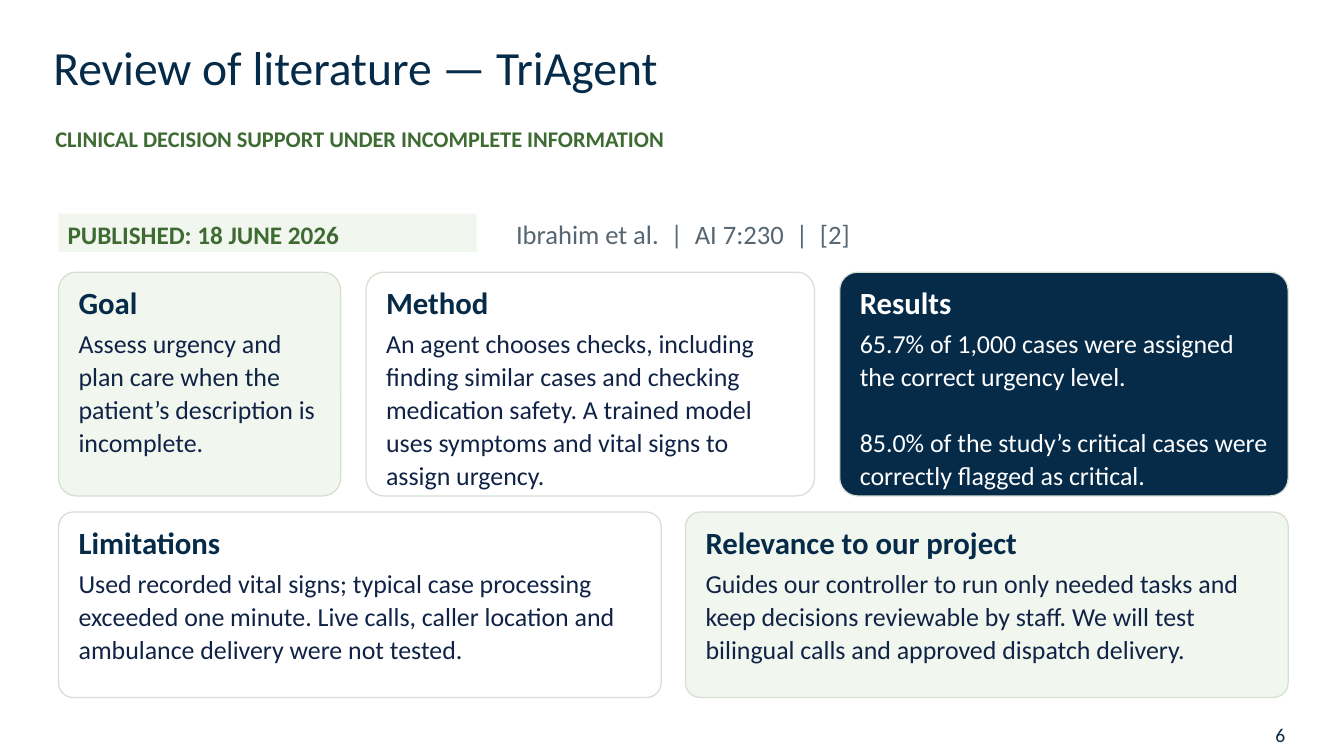
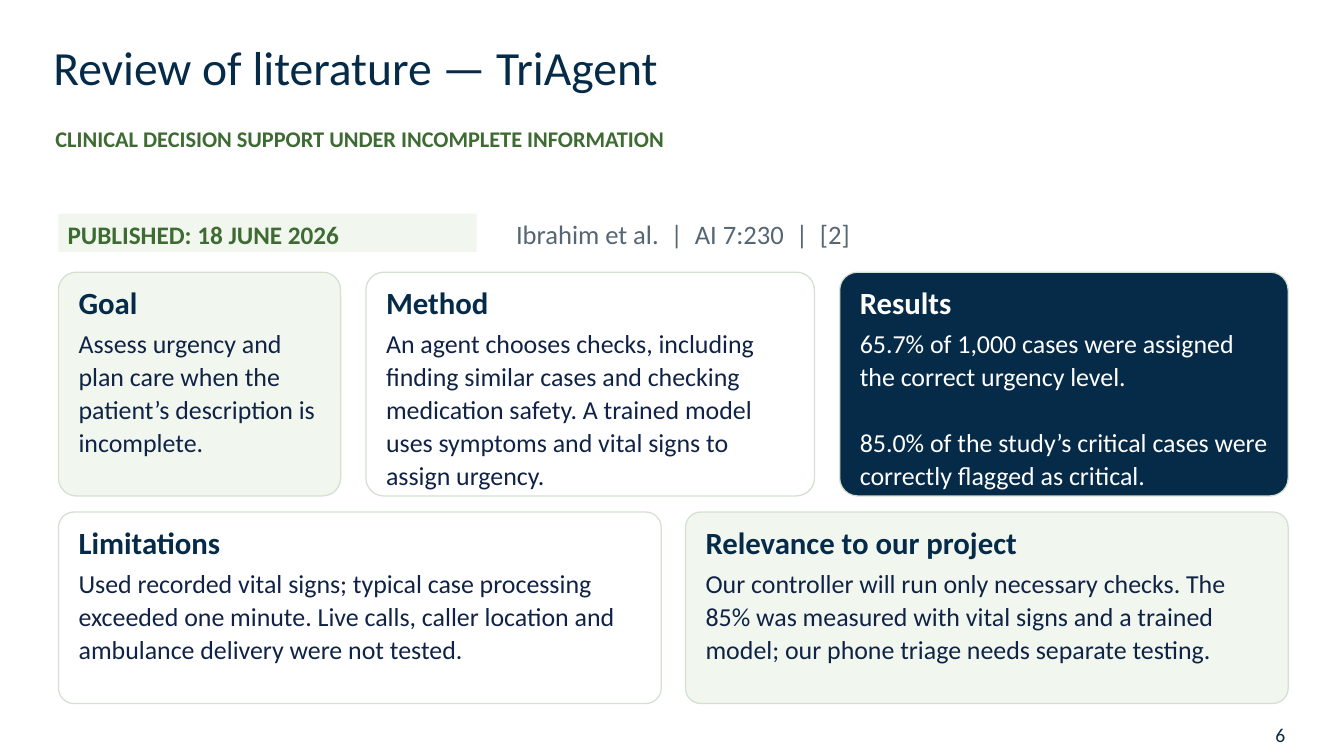
Before and after one commit to 3bdoo04/Uni-Grad, a slide deck: slide 6 of Review/Presentation/Uni-Grad - Midterm Presentation.pptx. Drawn at 1344x756 pixels with LibreOffice and Linux fonts; fonts in the diff are those of the drawing; background and template pictures are left out. Boxes give left, top, right and bottom in pixels: in the first picture for what was removed or moved away, otherwise in the second. Text is boxed around its words. In the diff, an @@ line names an element or a change of style, - is before the commit and + after.

Commit message:
Strengthen literature relevance with evidence-based project decisions

```diff
--- a/Review/Presentation/Uni-Grad - Midterm Presentation.pptx
+++ b/Review/Presentation/Uni-Grad - Midterm Presentation.pptx
@@ rounded rectangle: place and size @@
-rounded rectangle at [58, 512, 661, 698]
+rounded rectangle at [58, 512, 661, 704]
@@ rounded rectangle: place and size @@
-rounded rectangle at [686, 512, 1289, 698]
+rounded rectangle at [686, 512, 1289, 704]
@@ text at [706, 575, 1225, 664]: text changed @@
-Guides our controller to run only needed tasks and keep decisions reviewable by staff. We will test bilingual calls and approved dispatch delivery.
+Our controller will run only necessary checks. The 85% was measured with vital signs and a trained model; our phone triage needs separate testing.
```
Also in this commit, not shown: 1 other slide changed, 17 other files.
